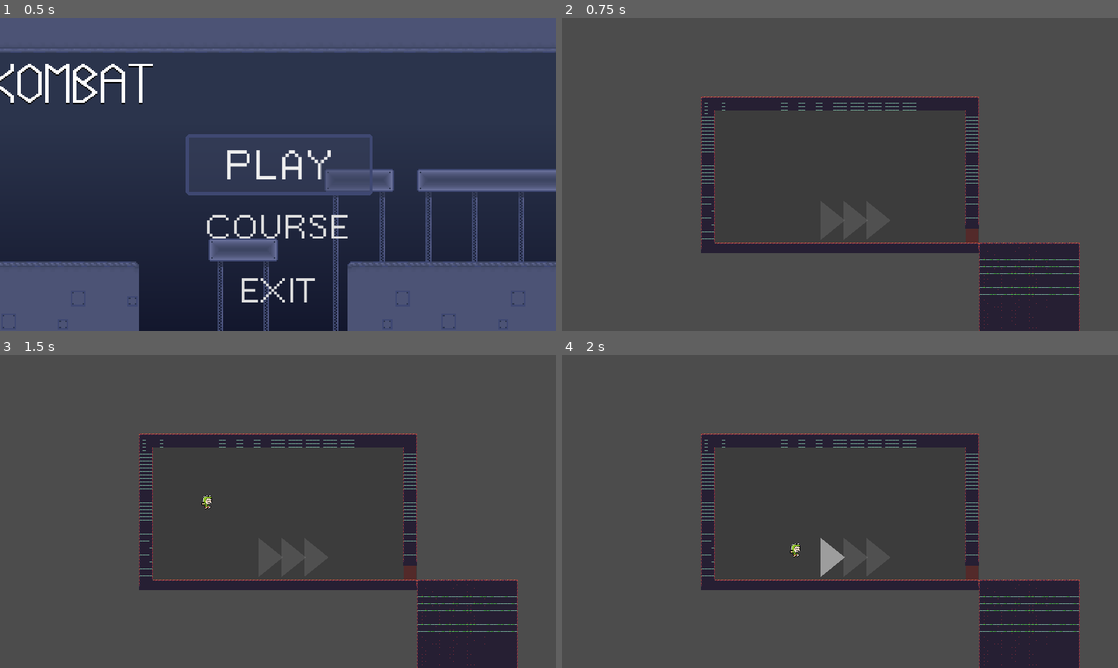
Above: before the commit, frames 1-4 (two rows, left to right).
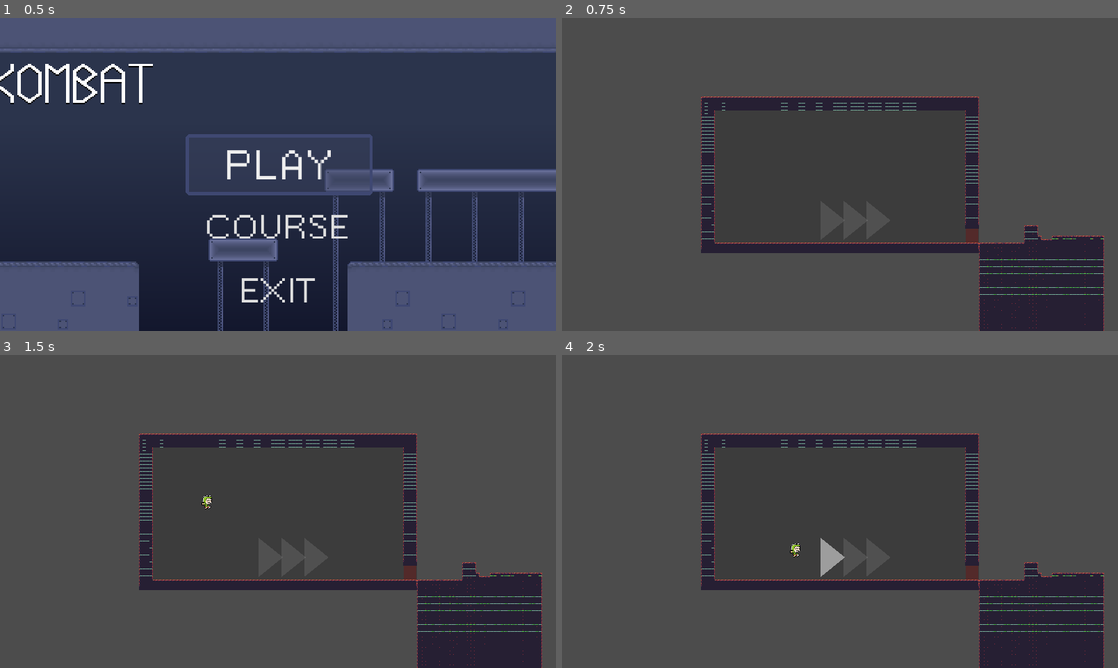
Above: after the commit, the same moments.

Repository: codemonsters/racekombat
Game: Godot game, scene res://Game.tscn
The game is run twice, just before and just after one commit, with the same random seed, the same clock (stepped at 60 frames per second) and the same inputs.
Inputs (mouse positions are in pixels of both pictures, inside the frame that each line leads up to):
- Up to frame 1 (0.5 s): no input
- Up to frame 2 (0.75 s): click "PLAY" at 0.5 s
- Up to frame 3 (1.5 s): tap Enter at 1.25 s; move the mouse to (400, 495) at 1.27 s; hold D from 1.28 s (still down); tap V at 1.35 s
- Up to frame 4 (2 s): keep holding D; tap W at 1.52 s

Frame 1 is identical in both runs. In frame 2, 1.8% of the frame differs, in the area x 75-98%, y 66-100%; in frame 3, 1.8%; in frame 4, 1.8%.

Commit message:
Empezado a introducir movimiento vertical de la cámara

Diff:
--- a/server/screens/game/Gen_Tilemap2_0.gd
+++ b/server/screens/game/Gen_Tilemap2_0.gd
@@ -22,12 +22,36 @@
 
 var noise = OpenSimplexNoise.new()
 
+signal tilemap_generated
+
 func _ready():
 	randomize()
 	_anhade_suelo_plano($TileMap, 10, MAP_HEIGHT, POS_X_INICIAL, POS_Y_INICIAL)	# planicie para la salida
 	_anhade_suelo_con_monticulos($TileMap, MAP_LENGTH - 20, MAP_HEIGHT, MIN_ALTURA, MAX_ALTURA, POS_X_INICIAL + 10, POS_Y_INICIAL)	# montículos creados con función de ruido
 	_anhade_suelo_plano($TileMap, 10, MAP_HEIGHT, MAP_LENGTH - 10, 0)	# planicie para la meta
 	_create_hueco($TileMap, MAP_LENGTH, MAP_HEIGHT, MIN_ALTURA, MAX_ALTURA, 0, POS_Y_INICIAL)
+	emit_signal("tilemap_generated")
+
+func calcular_y_media():
+	var resultados := []
+	for x in range(MAP_LENGTH):
+		var coordenadasy_suelos := []
+		var dentro_de_solido := false
+		for y in range(-MAX_ALTURA, -MIN_ALTURA + 1):
+			var cell_id = $TileMap.get_cell(x, y)
+			if cell_id == FLOOR_CELL_ID and not dentro_de_solido:
+				dentro_de_solido = true
+				coordenadasy_suelos.append(y)
+			elif cell_id == VACUM_CELL_ID:
+				dentro_de_solido = false
+		if coordenadasy_suelos.size() == 0:
+			resultados.append(null)
+		else:
+			var sum = 0
+			for coordenaday in coordenadasy_suelos:
+				sum += coordenaday
+			resultados.append(sum / coordenadasy_suelos.size())
+	return resultados
 
 # Añade a tilemap un suelo de ancho width y de profundidad height a partir de la posición (pox_x, pos_y)
 func _anhade_suelo_con_monticulos(tilemap, length, height, min_height, max_height, pos_x, pos_y):
--- a/server/screens/game/MovementCamera.gd
+++ b/server/screens/game/MovementCamera.gd
@@ -7,12 +7,18 @@
 # a la distancia al treshold. Todas las posiciones x del script están expresadas
 # considerando como origen de la coordenada x en el borde izquierdo de la pantalla.
 
+# TODO: Fijar zoom de la cámara en (1, 1).
+
 var speed : int
 var base_speed := 150
 # Factor máximo por el que se multiplicará la velocidad de la cámara.
 var max_camera_speed_multiplier := 4
 # Valor definido más adelante.
 var acceleration_threshold_position_x
+# Lista que contiene las posiciones_y medias del suelo en cada punto x del tilemap
+var _alturas_medias_tilemap := []
+# Lista que contiene las posiciones_y medias que debe recorrer la cámara en cada tile
+var alturas_medias_camara := []
 
 func _ready():
 	# La cámara se acelerará si la coordenada x media de los jugadores es mayor que
@@ -23,6 +29,8 @@
 
 func _process(delta):
 	position.x += speed * delta * get_camera_speed_multiplier()
+	#if position.x >= 1280:
+	#	position.y = 672 + alturas_medias_camara[floor(position.x/1280)] * 16
 
 # Devuelve un valor entre 1 y max_camera_speed_multiplier en función de la posición
 # media de los jugadores.
@@ -40,3 +48,25 @@
 	else:
 		var camera_speed_multiplier = (max_camera_speed_multiplier - 1) * ((screen_players_average_x - acceleration_threshold_position_x)/(get_viewport_rect().size.x - acceleration_threshold_position_x))
 		return 1 + camera_speed_multiplier
+
+# Devuelve una lista con la altura y que debe tener la cámara en cada punto.
+# Esta altura es la media de las posiciones y del tilemap que ve la cámara en cada punto.
+# Unidades expresadas en celdas
+func get_camera_average_y_values():
+	var camera_width_in_cells := 1280 / 16 # TODO: Resolver este cálculo en tiempo de ejecución
+	var resultados := []
+	for pos_x in range(_alturas_medias_tilemap.size() / 16):
+		var coordenadasy_medias := []
+		for x in range(-camera_width_in_cells/2, camera_width_in_cells/2 + 1):
+			var y = _alturas_medias_tilemap[pos_x + x]
+			if y != null and pos_x + x >= 0:
+				# FIXME: La función nunca pasa de este if
+				coordenadasy_medias.append(_alturas_medias_tilemap[pos_x + x])
+		var sum : int
+		for y in coordenadasy_medias:
+			sum += y
+		resultados.append(sum / coordenadasy_medias.size())
+	return resultados
+
+func _on_Tilemap_2_0_tilemap_generated():
+	_alturas_medias_tilemap = get_node("/root/Main/CurrentScene/Node2D/Tilemap 2_0").calcular_y_media()
--- a/server/screens/game/Tilemap2_0.tscn
+++ b/server/screens/game/Tilemap2_0.tscn
@@ -327,7 +327,7 @@
 } ]
 0/z_index = 0
 
-[node name="Node2D" type="Node2D"]
+[node name="Tilemap 2_0" type="Node2D"]
 script = ExtResource( 3 )
 
 [node name="TileMap" type="TileMap" parent="."]
--- a/server/screens/game/WaitingRoom.tscn
+++ b/server/screens/game/WaitingRoom.tscn
@@ -141,7 +141,7 @@
 [node name="CollisionShape2D" type="CollisionShape2D" parent="DoorOpeningArea"]
 shape = SubResource( 10 )
 
-[node name="Node2D" parent="." instance=ExtResource( 5 )]
+[node name="Tilemap 2_0" parent="." instance=ExtResource( 5 )]
 position = Vector2( 1280, 672 )
 
 [node name="Camera2D" type="Camera2D" parent="."]
@@ -186,5 +186,6 @@
 [connection signal="body_entered" from="Limite" to="." method="_on_Limite_body_entered"]
 [connection signal="body_entered" from="DoorOpeningArea" to="." method="_on_DoorOpeningArea_body_entered"]
 [connection signal="body_exited" from="DoorOpeningArea" to="." method="_on_DoorOpeningArea_body_exited"]
+[connection signal="tilemap_generated" from="Tilemap 2_0" to="Camera2D" method="_on_Tilemap_2_0_tilemap_generated"]
 [connection signal="body_entered" from="Camera2D/KillArea" to="." method="_on_KillArea_body_entered"]
 [connection signal="body_entered" from="Meta" to="." method="_on_Meta_body_entered"]
